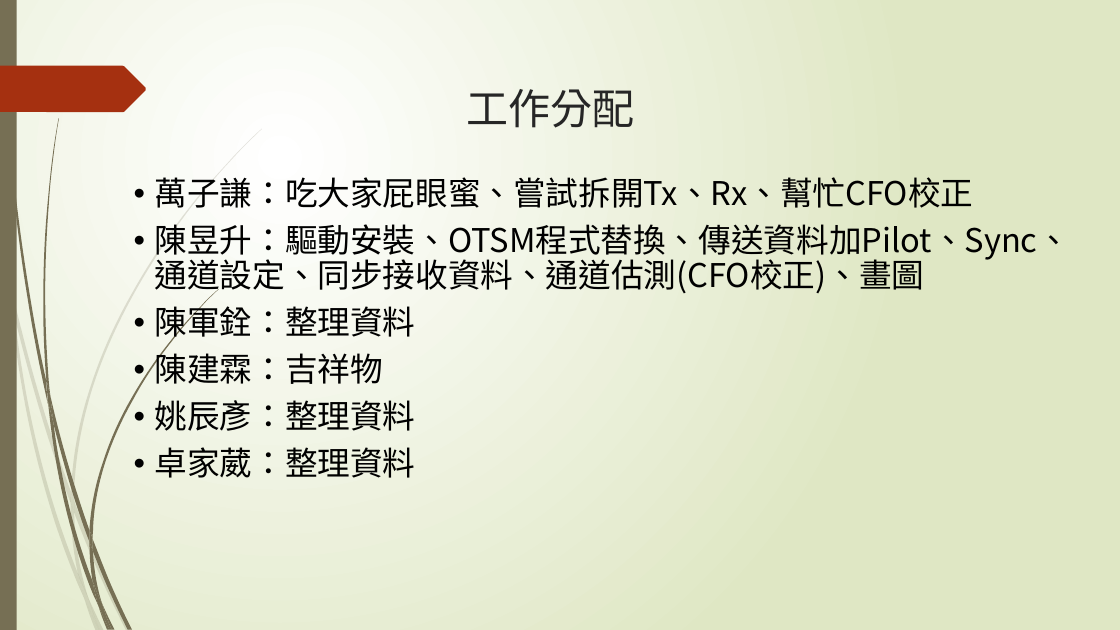
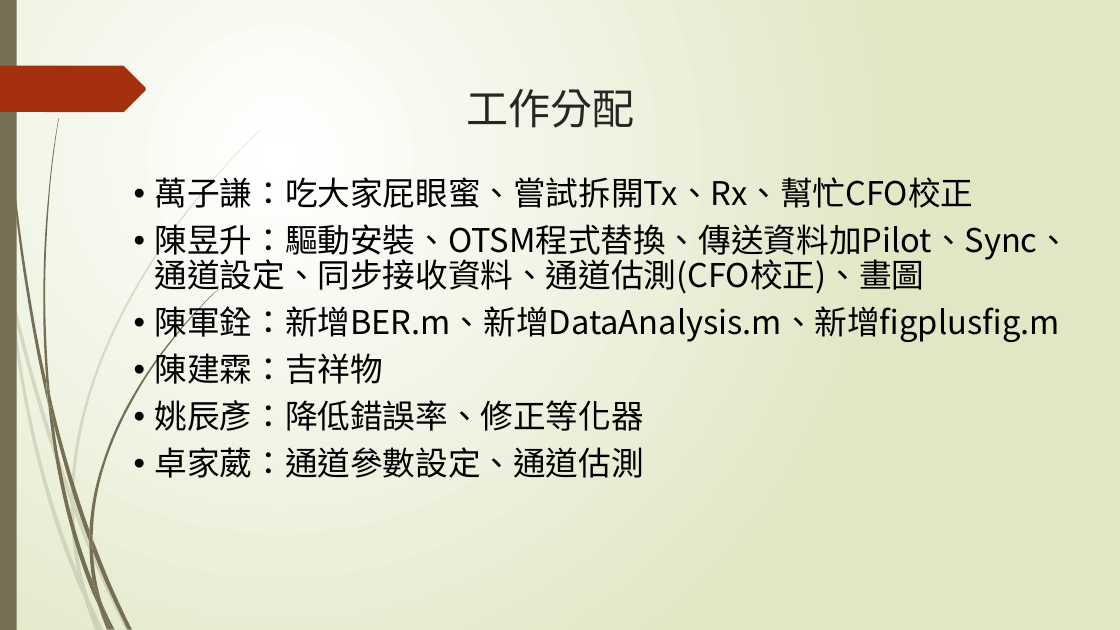
Before and after one commit to NIUWCSP/OTSM, a slide deck: slide 15 of report/以SDR實現OTSM通訊技術.pptx (slide 14 before the commit). Drawn at 1120x630 pixels with LibreOffice and Linux fonts; fonts in the diff are those of the drawing. Boxes give left, top, right and bottom in pixels: in the first picture for what was removed or moved away, otherwise in the second. Text is boxed around its words. In the diff, an @@ line names an element or a change of style, - is before the commit and + after.

```diff
--- a/report/以SDR實現OTSM通訊技術.pptx
+++ b/report/以SDR實現OTSM通訊技術.pptx
@@ text at [155,301,1060,343]: text changed @@
-• 陳軍銓：整理資料
+• 陳軍銓：新增BER.m、新增DataAnalysis.m、新增figplusfig.m
@@ text at [155,400,644,478]: text changed @@
-• 姚辰彥：整理資料
-• 卓家葳：整理資料
+• 姚辰彥：降低錯誤率、修正等化器
+• 卓家葳：通道參數設定、通道估測
```
Also in this commit, not shown: 8 other slides changed, 1 slide added, 2 other files.
